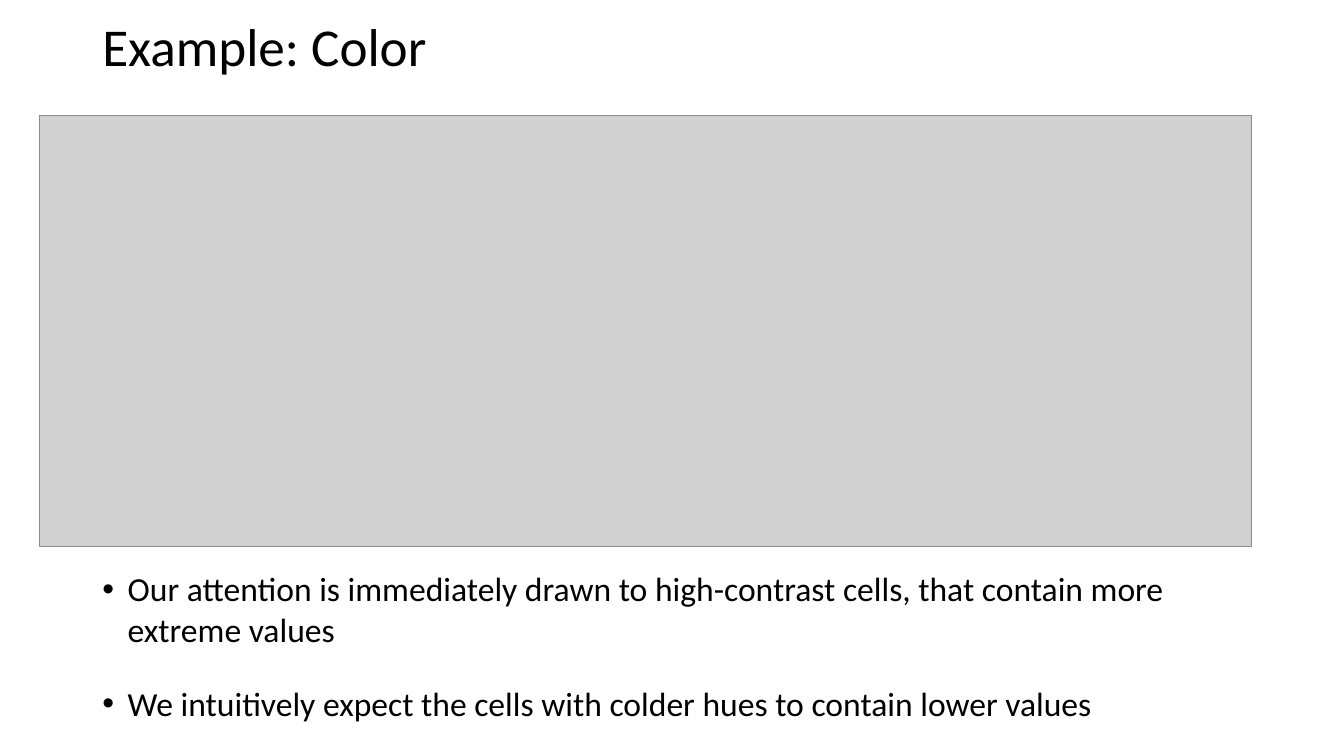
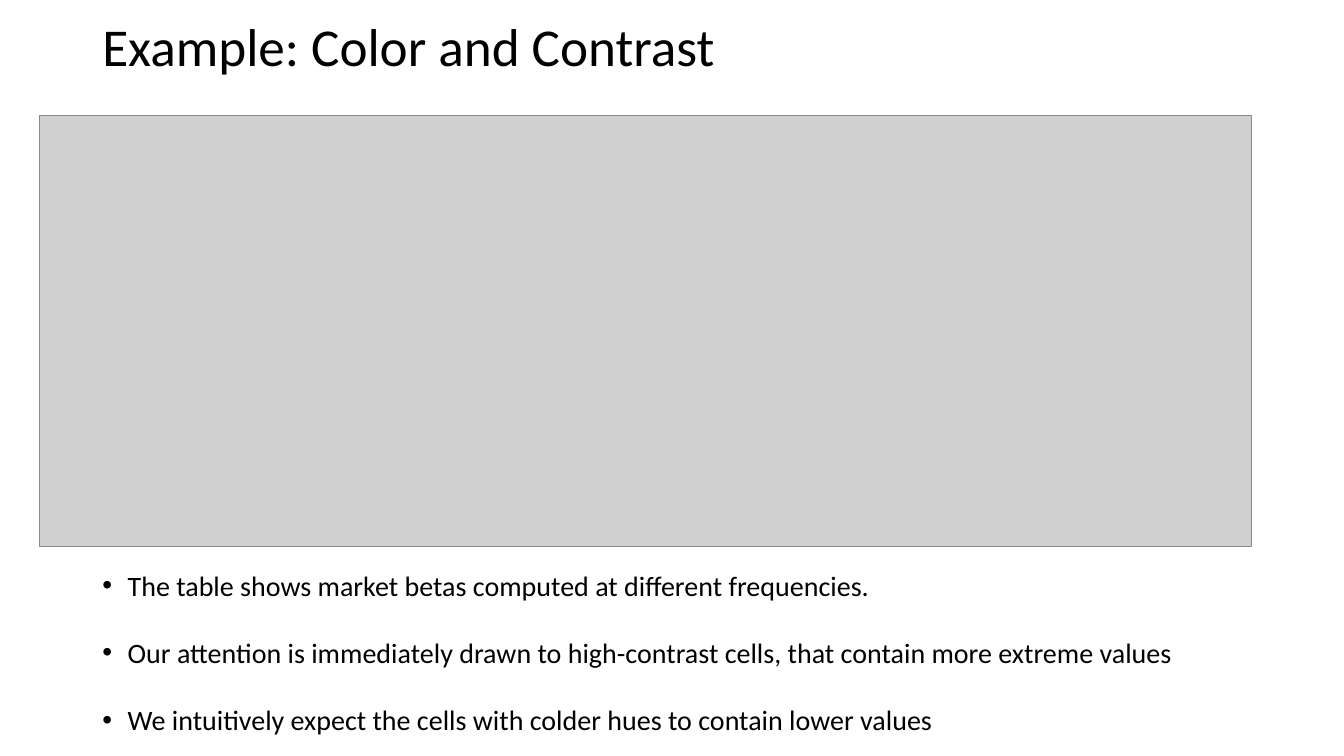
Before and after one commit to ipozdeev/it-skills-for-research, a slide deck: slide 10 of visualization/visualization_slides.pptx. Drawn at 1344x756 pixels with LibreOffice and Linux fonts; fonts in the diff are those of the drawing; grey boxes stand for pictures. Boxes give left, top, right and bottom in pixels: in the first picture for what was removed or moved away, otherwise in the second. Text is boxed around its words. In the diff, an @@ line names an element or a change of style, - is before the commit and + after.

```diff
--- a/visualization/visualization_slides.pptx
+++ b/visualization/visualization_slides.pptx
@@ title at <box>102,29,715,75</box>: text changed @@
-Example: Color
+Example: Color and Contrast
@@ text at <box>128,576,869,601</box>: paragraph added @@
+• The table shows market betas computed at different frequencies.
@@ text at <box>128,643,1172,735</box>: size 24 to 20 pt in "Our attention is immediately drawn to high-contrast ...", "We intuitively expect the cells with colder ..." @@
```
Also in this commit, not shown: 5 other slides changed, 2 other files.
